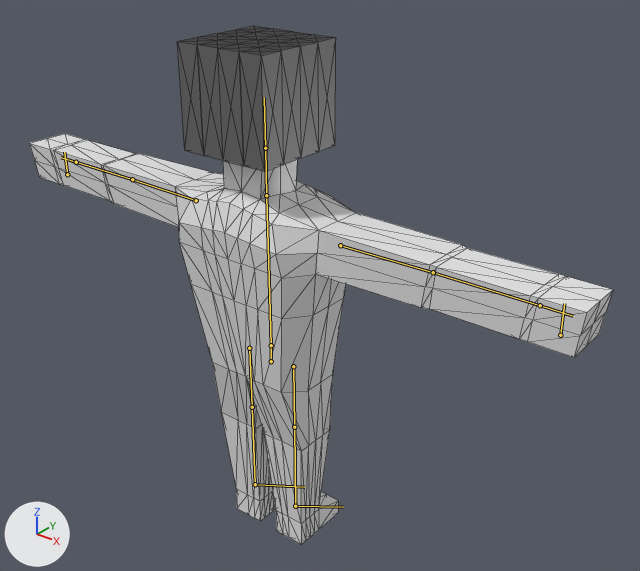
A saved change to the glTF model Models/Robots/Robot0004.glb.
The view is the same before and after, from a 50 mm lens placed at (5.95, -6.54, 4.24), pointed at (0.23, 0.61, -0.2). Arrows for +X, +Y and +Z are at lower left; the lights stay in place. The older version comes first. The bones that bend it are drawn over the model as lines. Mesh edges are drawn as thin lines.

In view in the first picture: 'Body'.
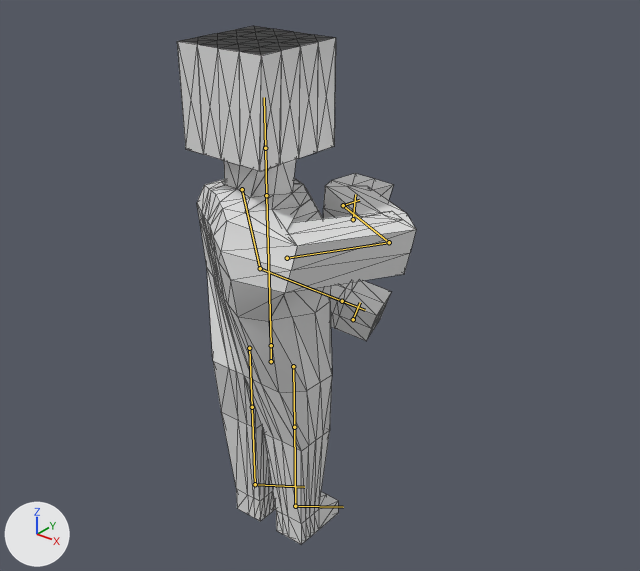
The newer file adds an action. The first version stands in its rest pose; the second is drawn at frame 25 of the action 'reload_m4_r'.

Changed parts and their boxes (x1, y1, x2, y2) in the pictures (640 x 571 px):
'Body', posed (59% narrower): before (30, 26, 613, 545); after (177, 26, 416, 545)
bone 'UpperArm.L', root to tip: before (196, 200) to (132, 179); after (242, 189) to (260, 268)
bone 'LowerArm.L', root to tip: before (132, 179) to (76, 162); after (260, 268) to (342, 301)
bone 'UpperArm.R', root to tip: before (340, 245) to (433, 272); after (287, 258) to (389, 242)
bone 'LowerArm.R', root to tip: before (433, 272) to (540, 305); after (389, 242) to (343, 205)
bone 'Hand.R', root to tip: before (540, 305) to (573, 316); after (343, 205) to (359, 200)

The edits, one by one:
Bone 'Chest' (bone_chest) turns from (0, 0, 0) to (0, -35, 0) degrees about its own x, y and z.
Bone 'Neck' (bone_neck) turns from (0, 0, 0) to (0, 35, 0) degrees about its own x, y and z.
Bone 'UpperArm.L' (bone_upperarm_l) turns from (0, 0, 0) to (-22, 61, 69) degrees about its own x, y and z.
Bone 'LowerArm.L' (bone_lowerarm_l) turns from (0, 0, 0) to (-59, -25, -12) degrees about its own x, y and z.
Bone 'UpperArm.R' (bone_upperarm_r) turns from (0, 0, 0) to (-94, 0, -1) degrees about its own x, y and z.
Bone 'LowerArm.R' (bone_lowerarm_r) turns from (0, 0, 0) to (-93, 1, -4) degrees about its own x, y and z.
Bone 'Hand.R' (bone_hand_r) turns from (0, 0, 0) to (63, 0, -1) degrees about its own x, y and z.
